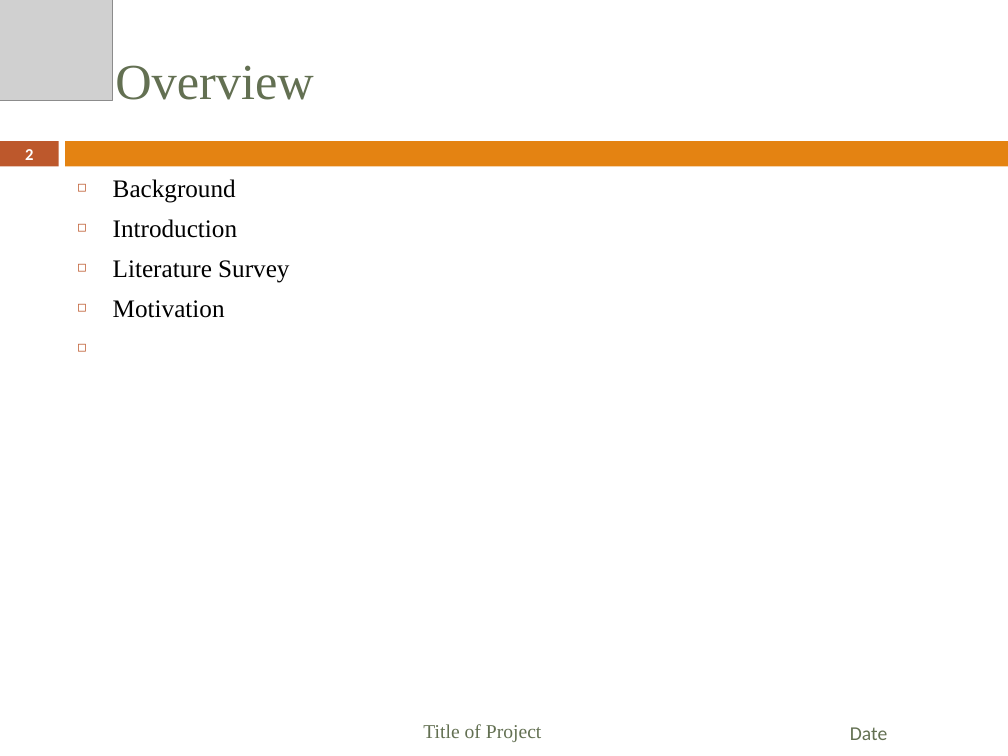
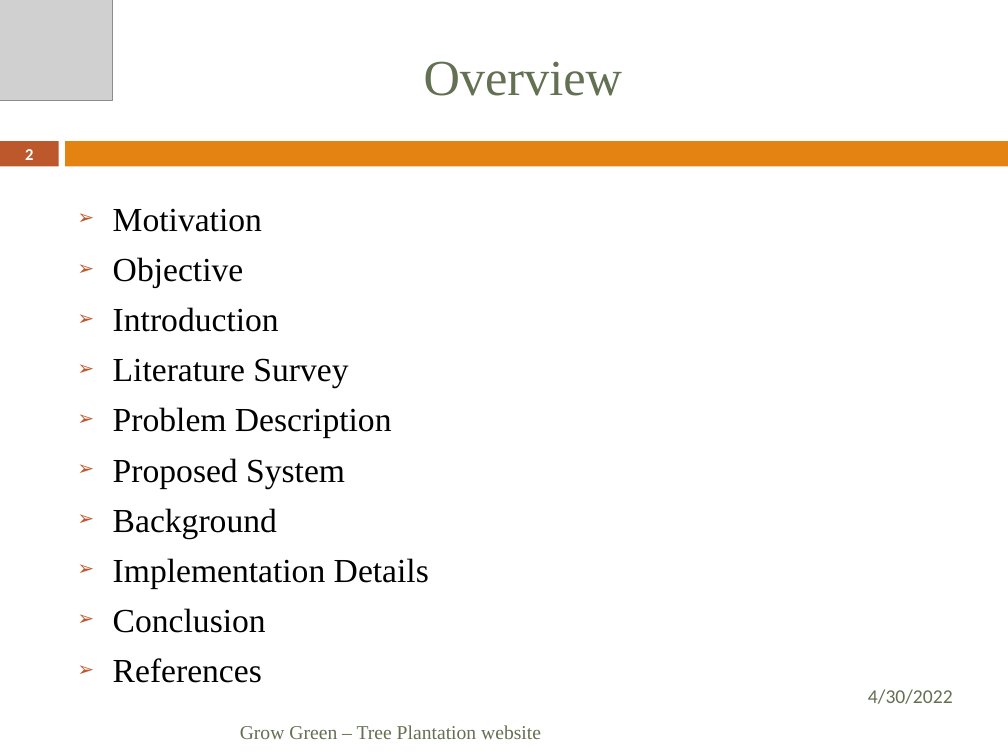
Before and after one commit to Suraj1089/Tree_Plantation, a slide deck: slide 2 of PBL Presentation Format.pptx. Drawn at 1008x756 pixels with LibreOffice and Linux fonts; fonts in the diff are those of the drawing; grey boxes stand for pictures. Boxes give left, top, right and bottom in pixels: in the first picture for what was removed or moved away, otherwise in the second. Text is boxed around its words. In the diff, an @@ line names an element or a change of style, - is before the commit and + after.

```diff
--- a/PBL Presentation Format.pptx
+++ b/PBL Presentation Format.pptx
@@ title "Overview": place and size @@
-title "Overview" at (115, 65, 314, 100)
+title "Overview" at (424, 61, 623, 96)
@@ title "Overview" at (424, 61, 623, 96): alignment left to centre @@
@@ text "Motivation": place and size @@
-text "Motivation" at (113, 179, 289, 318)
+text "Motivation" at (113, 208, 429, 683)
@@ text at (113, 208, 262, 288): text changed; size 18 to 24 pt @@
-◻ Background
+➢ Motivation
+➢ Objective
@@ text at (113, 307, 348, 388): size 18 to 24 pt in "Introduction", "Literature Survey"; bullet ◻ to ➢ @@
@@ text at (113, 407, 429, 683): text changed; size 18 to 24 pt @@
-◻ Motivation
+➢ Problem Description
+➢ Proposed System
+➢ Background
+➢ Implementation Details
+➢ Conclusion
+➢ References
@@ text at (868, 689, 953, 704): text changed @@
-Date
+4/30/2022
@@ text at (240, 725, 541, 739): text changed @@
-Title of Project
+Grow Green – Tree Plantation website
```
Also in this commit, not shown: 11 other slides changed, 1 slide added.
